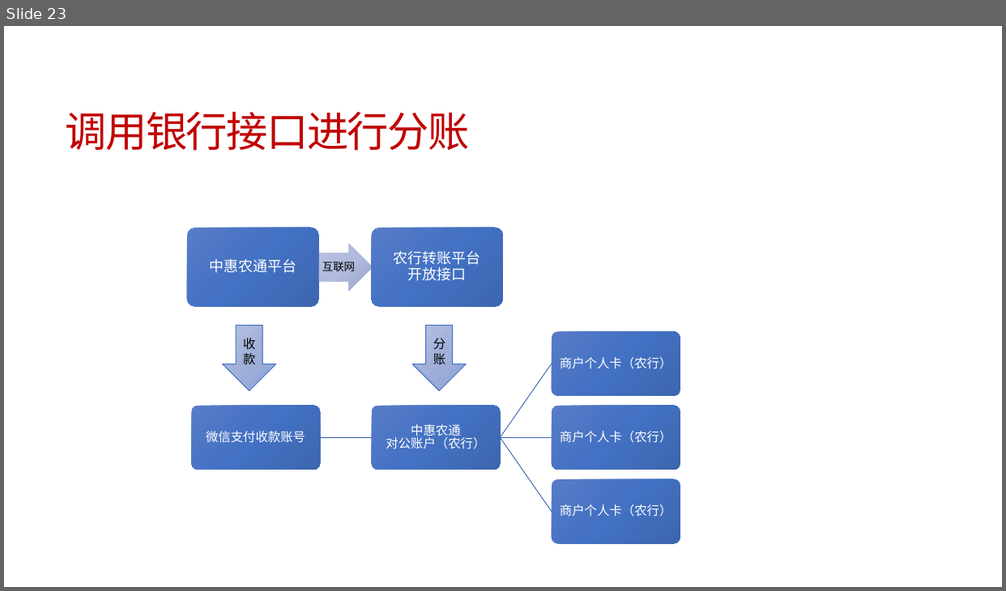
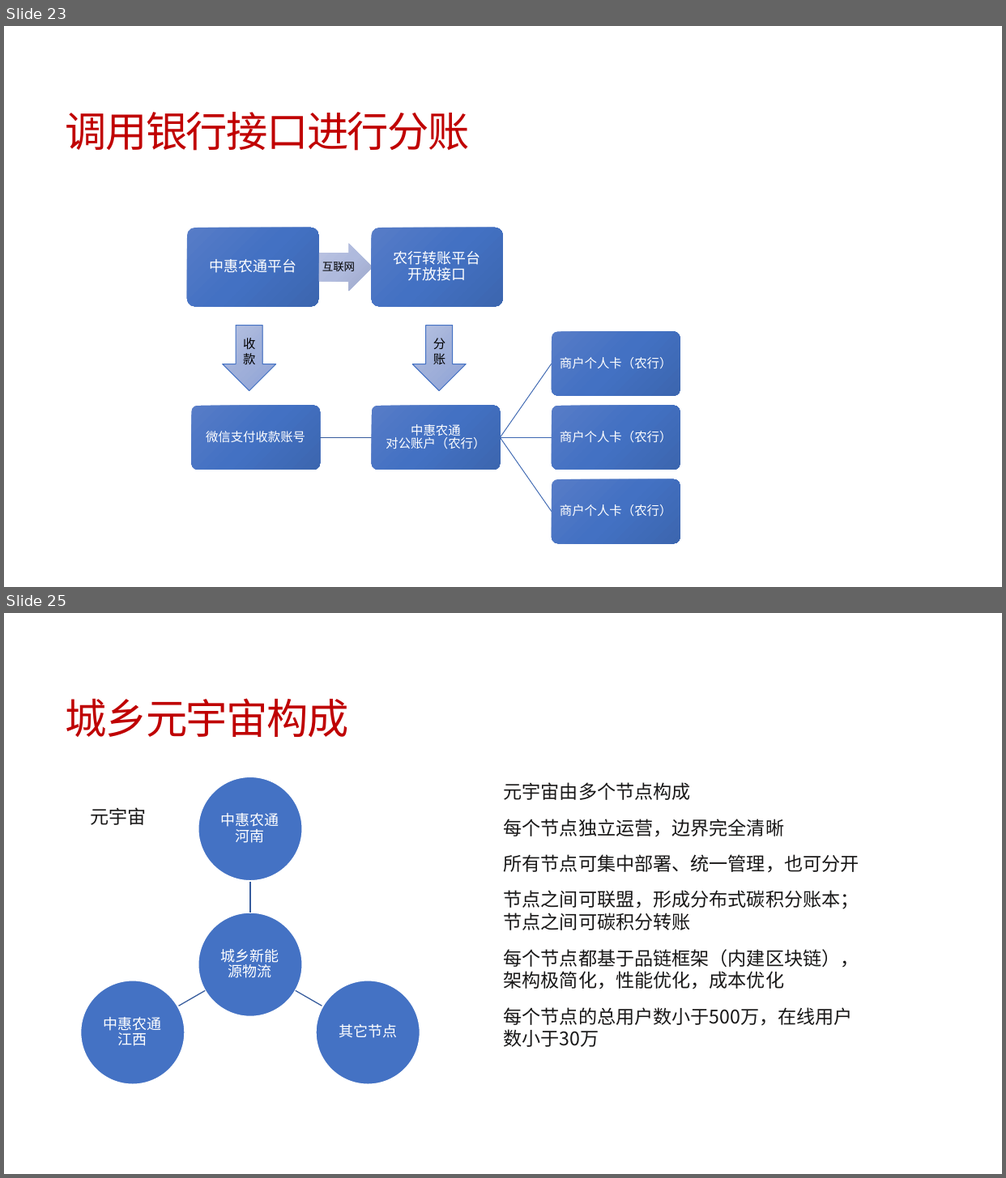
Before and after one commit to jzgi/chainsmart, a slide deck: Docs/品链供销平台.pptx. Shown one above the other, each under a label of ours: slide 23 before the commit, slides 23 and 25 after it; the slides between them are not shown. The pictures are 1006x591 and 1006x1178 pixels, drawn with LibreOffice and Linux fonts; fonts in the diff are those of the drawing. Boxes give left, top, right and bottom in pixels: in the first picture for what was removed or moved away, otherwise in the second. Text is boxed around its words. In the diff, an @@ line names an element or a change of style, - is before the commit and + after.

```diff
--- a/Docs/品链供销平台.pptx
+++ b/Docs/品链供销平台.pptx
@@ slide 25 added at (4,613,1002,1174), background #FFFFFF @@
@@ title added at (66,698,349,737), 40 pt, text #BF0102 @@
+城乡元宇宙构成
@@ text added at (504,782,859,1047), 18 pt, text #181717 @@
+元宇宙由多个节点构成
+每个节点独立运营，边界完全清晰
+所有节点可集中部署、统一管理，也可分开
+节点之间可联盟，形成分布式碳积分账本；节点之间可碳积分转账
+每个节点都基于品链框架（内建区块链），架构极简化，性能优化，成本优化
+每个节点的总用户数小于500万，在线用户数小于30万
@@ text added at (90,807,146,825), 18 pt, text #181717 @@
+元宇宙
@@ group added at (80,777,420,1084): 4 ellipses, 4 texts, 3 freeform shapes @@
+城乡新能源物流
+中惠农通河南
+其它节点
+中惠农通江西
```
Also in this commit, not shown: 2 slides changed, 23 other files.
